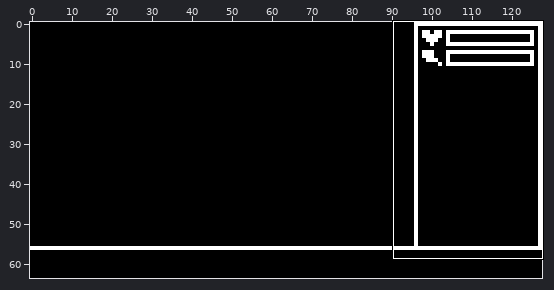
One commit to this pixel-art file: roguelike_test/resources/menu.aseprite. Above: a wide view before the commit, with the close-up outlined.
Close-up. First the earlier version:
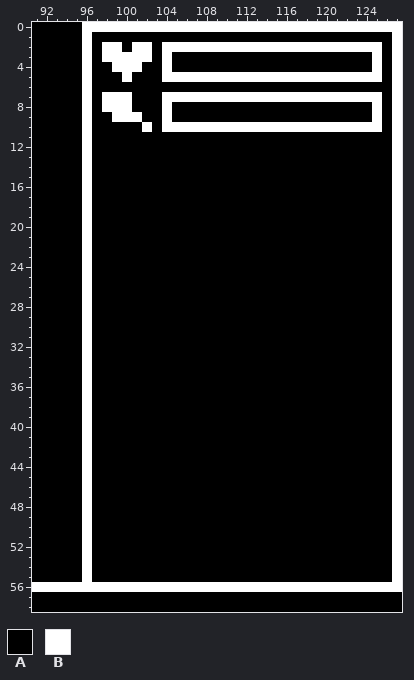
128x64 pixels, 1 frame. Shown: x 91..127, y 0..58.
Palette (. is transparent): A #000000  B #ffffff
Pixels before, first column x 91:
 0 AAAAABBBBBBBBBBBBBBBBBBBBBBBBBBBBBBBB
 1 AAAAABAAAAAAAAAAAAAAAAAAAAAAAAAAAAAAB
 2 AAAAABABBABBABBBBBBBBBBBBBBBBBBBBBBAB
 3 AAAAABABBBBBABAAAAAAAAAAAAAAAAAAAABAB
 4 AAAAABAABBBAABAAAAAAAAAAAAAAAAAAAABAB
 5 AAAAABAAABAAABBBBBBBBBBBBBBBBBBBBBBAB
 6 AAAAABAAAAAAAAAAAAAAAAAAAAAAAAAAAAAAB
 7 AAAAABABBBAAABBBBBBBBBBBBBBBBBBBBBBAB
 8 AAAAABABBBAAABAAAAAAAAAAAAAAAAAAAABAB
 9 AAAAABAABBBAABAAAAAAAAAAAAAAAAAAAABAB
10 AAAAABAAAAABABBBBBBBBBBBBBBBBBBBBBBAB
11 AAAAABAAAAAAAAAAAAAAAAAAAAAAAAAAAAAAB
12 AAAAABAAAAAAAAAAAAAAAAAAAAAAAAAAAAAAB
13 AAAAABAAAAAAAAAAAAAAAAAAAAAAAAAAAAAAB
14 AAAAABAAAAAAAAAAAAAAAAAAAAAAAAAAAAAAB
15 AAAAABAAAAAAAAAAAAAAAAAAAAAAAAAAAAAAB
16 AAAAABAAAAAAAAAAAAAAAAAAAAAAAAAAAAAAB
17 AAAAABAAAAAAAAAAAAAAAAAAAAAAAAAAAAAAB
18 AAAAABAAAAAAAAAAAAAAAAAAAAAAAAAAAAAAB
19 AAAAABAAAAAAAAAAAAAAAAAAAAAAAAAAAAAAB
20 AAAAABAAAAAAAAAAAAAAAAAAAAAAAAAAAAAAB
21 AAAAABAAAAAAAAAAAAAAAAAAAAAAAAAAAAAAB
22 AAAAABAAAAAAAAAAAAAAAAAAAAAAAAAAAAAAB
23 AAAAABAAAAAAAAAAAAAAAAAAAAAAAAAAAAAAB
24 AAAAABAAAAAAAAAAAAAAAAAAAAAAAAAAAAAAB
25 AAAAABAAAAAAAAAAAAAAAAAAAAAAAAAAAAAAB
26 AAAAABAAAAAAAAAAAAAAAAAAAAAAAAAAAAAAB
27 AAAAABAAAAAAAAAAAAAAAAAAAAAAAAAAAAAAB
28 AAAAABAAAAAAAAAAAAAAAAAAAAAAAAAAAAAAB
29 AAAAABAAAAAAAAAAAAAAAAAAAAAAAAAAAAAAB
30 AAAAABAAAAAAAAAAAAAAAAAAAAAAAAAAAAAAB
31 AAAAABAAAAAAAAAAAAAAAAAAAAAAAAAAAAAAB
32 AAAAABAAAAAAAAAAAAAAAAAAAAAAAAAAAAAAB
33 AAAAABAAAAAAAAAAAAAAAAAAAAAAAAAAAAAAB
34 AAAAABAAAAAAAAAAAAAAAAAAAAAAAAAAAAAAB
35 AAAAABAAAAAAAAAAAAAAAAAAAAAAAAAAAAAAB
36 AAAAABAAAAAAAAAAAAAAAAAAAAAAAAAAAAAAB
37 AAAAABAAAAAAAAAAAAAAAAAAAAAAAAAAAAAAB
38 AAAAABAAAAAAAAAAAAAAAAAAAAAAAAAAAAAAB
39 AAAAABAAAAAAAAAAAAAAAAAAAAAAAAAAAAAAB
40 AAAAABAAAAAAAAAAAAAAAAAAAAAAAAAAAAAAB
41 AAAAABAAAAAAAAAAAAAAAAAAAAAAAAAAAAAAB
42 AAAAABAAAAAAAAAAAAAAAAAAAAAAAAAAAAAAB
43 AAAAABAAAAAAAAAAAAAAAAAAAAAAAAAAAAAAB
44 AAAAABAAAAAAAAAAAAAAAAAAAAAAAAAAAAAAB
45 AAAAABAAAAAAAAAAAAAAAAAAAAAAAAAAAAAAB
46 AAAAABAAAAAAAAAAAAAAAAAAAAAAAAAAAAAAB
47 AAAAABAAAAAAAAAAAAAAAAAAAAAAAAAAAAAAB
48 AAAAABAAAAAAAAAAAAAAAAAAAAAAAAAAAAAAB
49 AAAAABAAAAAAAAAAAAAAAAAAAAAAAAAAAAAAB
50 AAAAABAAAAAAAAAAAAAAAAAAAAAAAAAAAAAAB
51 AAAAABAAAAAAAAAAAAAAAAAAAAAAAAAAAAAAB
52 AAAAABAAAAAAAAAAAAAAAAAAAAAAAAAAAAAAB
53 AAAAABAAAAAAAAAAAAAAAAAAAAAAAAAAAAAAB
54 AAAAABAAAAAAAAAAAAAAAAAAAAAAAAAAAAAAB
55 AAAAABAAAAAAAAAAAAAAAAAAAAAAAAAAAAAAB
56 BBBBBBBBBBBBBBBBBBBBBBBBBBBBBBBBBBBBB
57 AAAAAAAAAAAAAAAAAAAAAAAAAAAAAAAAAAAAA
58 AAAAAAAAAAAAAAAAAAAAAAAAAAAAAAAAAAAAA
Once edited:
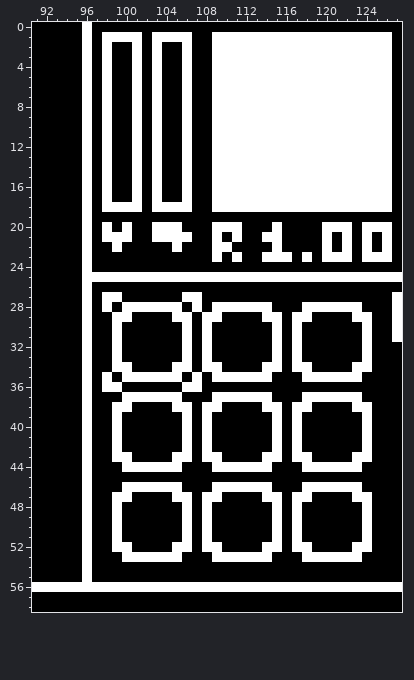
Difference:
The author changed colour B to colour A in row 0 at x 97 to 127; in row 1 at x 127; in row 2 at x 99, 102, 104 to 105, 107 to 108 and 127; in row 3 at x 99 to 100, 102, 104 and 127; in row 4 at x 99 to 100, 104 and 127; in row 5 at x 100, 104 to 105, 107 to 108 and 127.
The author changed colour B to colour A in row 6 at x 127; in row 7 at x 99 to 100, 104 to 105, 107 to 108 and 127; in rows 8 to 9 at x 99 to 100, 104 and 127; in row 10 at x 102, 104 to 105, 107 to 108 and 127; in rows 11 to 24 at x 127; in row 26 at x 127.
The author changed colour B to colour A in rows 32 to 55 at x 127.
The author changed colour A to colour B in row 1 at x 98 to 101, 103 to 106 and 109 to 126; in row 2 at x 103 and 126; in row 3 at x 103, 106, 109 to 124 and 126; in row 4 at x 98, 103, 106, 109 to 124 and 126; in row 5 at x 98, 101, 103 and 126; in row 6 at x 98, 101, 103, 106 and 109 to 126.
The author changed colour A to colour B in row 7 at x 101, 103 and 126; in row 8 at x 101, 103, 106, 109 to 124 and 126; in row 9 at x 98, 103, 106, 109 to 124 and 126; in row 10 at x 98, 101, 103 and 126; in rows 11 to 17 at x 98, 101, 103, 106 and 109 to 126; in row 18 at x 98 to 101, 103 to 106 and 109 to 126.
The author changed colour A to colour B in row 20 at x 98, 100, 103 to 105, 109 to 111, 115, 120 to 122 and 124 to 126; in row 21 at x 98 to 100, 103 to 106, 109, 111, 114 to 115, 120, 122, 124 and 126; in row 22 at x 99, 105, 109 to 110, 115, 120, 122, 124 and 126; in row 23 at x 109, 111, 114 to 116, 118, 120 to 122 and 124 to 126; in row 25 at x 97 to 126; in row 27 at x 98 to 99 and 106 to 107.
The author changed colour A to colour B in row 28 at x 98, 100 to 105, 107, 109 to 114 and 118 to 123; in row 29 at x 99 to 100, 105 to 106, 108 to 109, 114 to 115, 117 to 118 and 123 to 124; in rows 30 to 33 at x 99, 106, 108, 115, 117 and 124; in row 34 at x 99 to 100, 105 to 106, 108 to 109, 114 to 115, 117 to 118 and 123 to 124; in row 35 at x 98, 100 to 105, 107, 109 to 114 and 118 to 123; in row 36 at x 98 to 99 and 106 to 107.
The author changed colour A to colour B in row 37 at x 100 to 105, 109 to 114 and 118 to 123; in row 38 at x 99 to 100, 105 to 106, 108 to 109, 114 to 115, 117 to 118 and 123 to 124; in rows 39 to 42 at x 99, 106, 108, 115, 117 and 124; in row 43 at x 99 to 100, 105 to 106, 108 to 109, 114 to 115, 117 to 118 and 123 to 124; in row 44 at x 100 to 105, 109 to 114 and 118 to 123; in row 46 at x 100 to 105, 109 to 114 and 118 to 123.
The author changed colour A to colour B in row 47 at x 99 to 100, 105 to 106, 108 to 109, 114 to 115, 117 to 118 and 123 to 124; in rows 48 to 51 at x 99, 106, 108, 115, 117 and 124; in row 52 at x 99 to 100, 105 to 106, 108 to 109, 114 to 115, 117 to 118 and 123 to 124; in row 53 at x 100 to 105, 109 to 114 and 118 to 123.
Changed places in both close-ups, as pixel boxes (x1, y1, x2, y2):
changed: (92, 22, 402, 582)
